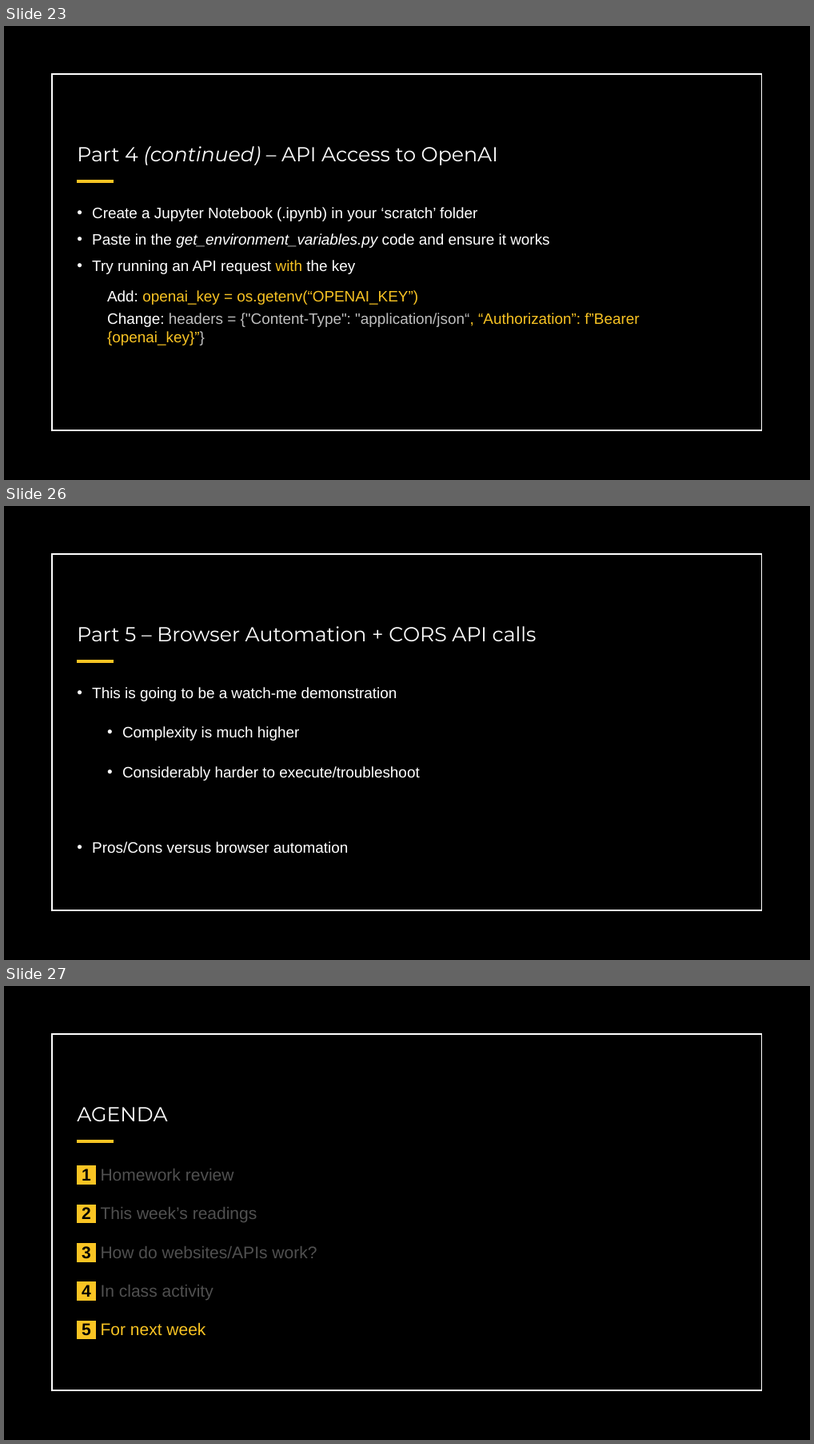
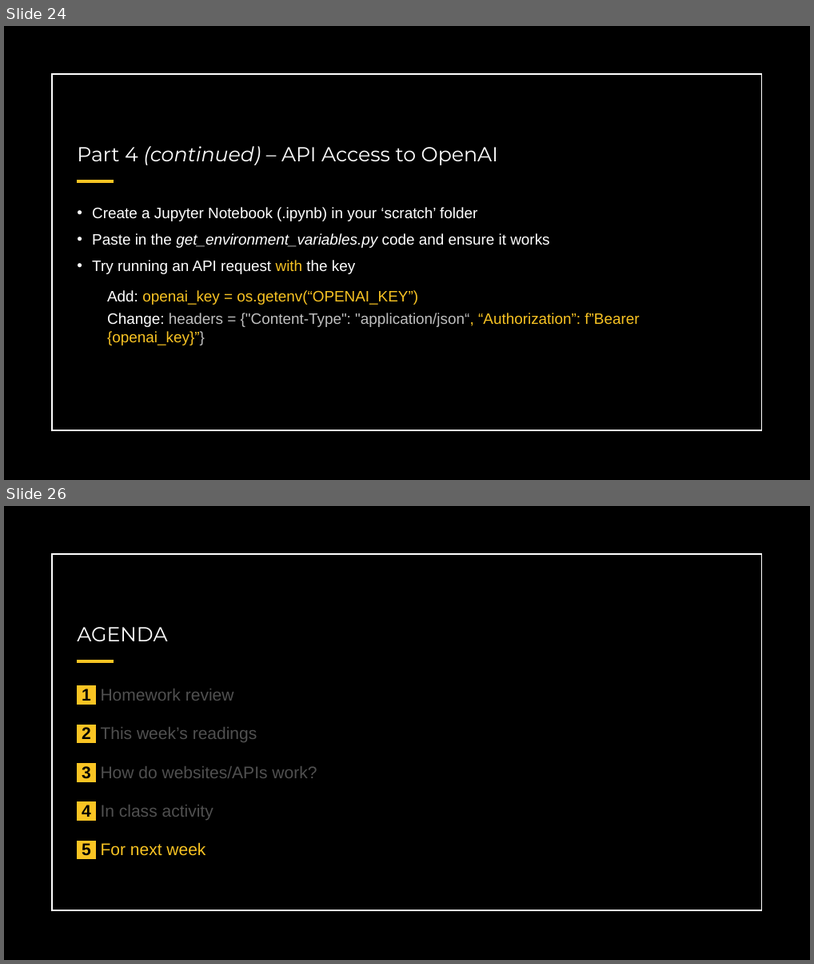
Before and after one commit to WynM167/MAN7916, a slide deck: slides/corpuscollection.pptx. Shown one above the other, each under a label of ours: slides 23, 26 and 27 before the commit, slides 24 and 26 after it; the slides between them are not shown. The pictures are 814x1444 and 814x964 pixels, drawn with LibreOffice and Linux fonts; fonts in the diff are those of the drawing. Boxes give left, top, right and bottom in pixels: in the first picture for what was removed or moved away, otherwise in the second. Text is boxed around its words. In the diff, an @@ line names an element or a change of style, - is before the commit and + after.

```diff
--- a/slides/corpuscollection.pptx
+++ b/slides/corpuscollection.pptx
@@ slide 26 removed at (4, 506, 810, 960), background #FFFFFF; not listed: 3 template elements that a slide beside it also shows @@
@@ title removed at (77, 626, 537, 641) @@
-Part 5 – Browser Automation + CORS API calls
@@ text removed at (92, 687, 419, 853) @@
-• This is going to be a watch-me demonstration
-  • Complexity is much higher
-  • Considerably harder to execute/troubleshoot
-• Pros/Cons versus browser automation
@@ what was slide 23 is now slide 24 @@
@@ what was slide 27 is now slide 26 @@
```
Also in this commit, not shown: 4 slides changed, 1 other file.
